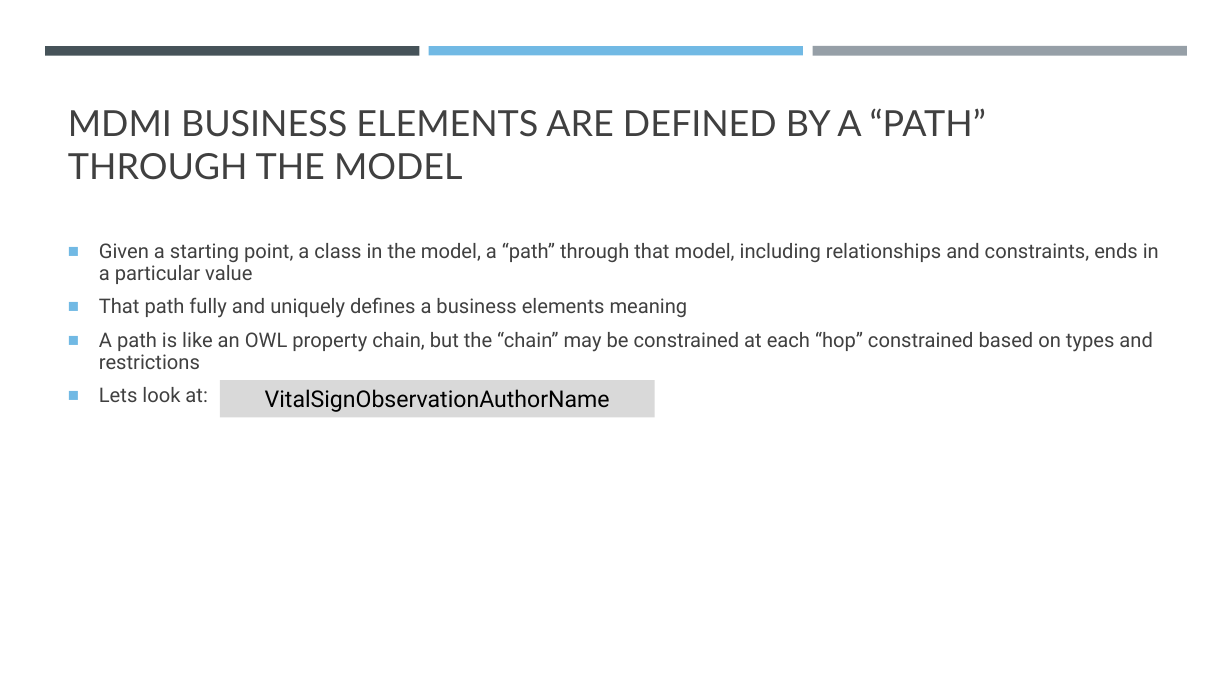
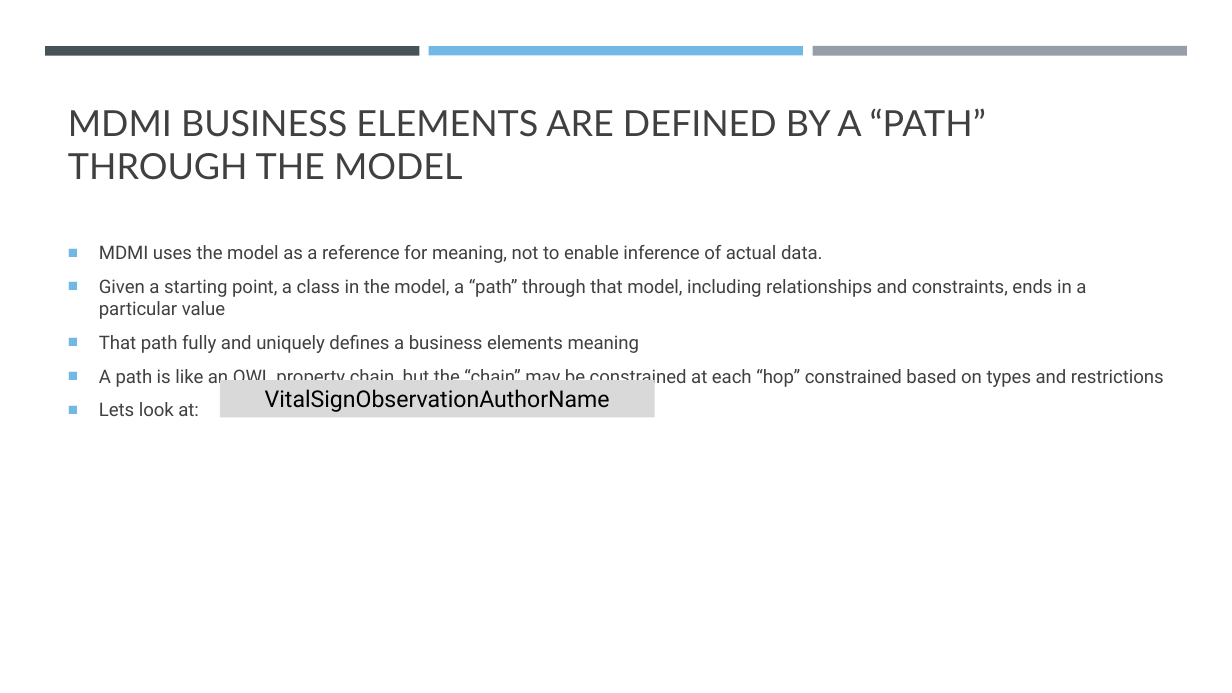
Before and after one commit to ModelDriven/OnticHealth, a slide deck: slide 13 of Documentation/Clinical Concepts for Healthcare Information Sharing.pptx. Drawn at 1232x693 pixels with LibreOffice and Linux fonts; fonts in the diff are those of the drawing. Boxes give left, top, right and bottom in pixels: in the first picture for what was removed or moved away, otherwise in the second. Text is boxed around its words. In the diff, an @@ line names an element or a change of style, - is before the commit and + after.

```diff
--- a/Documentation/Clinical Concepts for Healthcare Information Sharing.pptx
+++ b/Documentation/Clinical Concepts for Healthcare Information Sharing.pptx
@@ text at box(99, 245, 823, 263): paragraph added @@
+■ MDMI uses the model as a reference for meaning, not to enable inference of actual data.
@@ text at box(99, 279, 1164, 416): size 15.7 to 14.4 pt in "Given a starting point, a class in ...", "That path fully and uniquely defines a ...", "A path is like an OWL property ...", "Lets look at:"; line spacing 0.9 to 1 @@
```
Also in this commit, not shown: 3 other slides changed, 2 other files.
